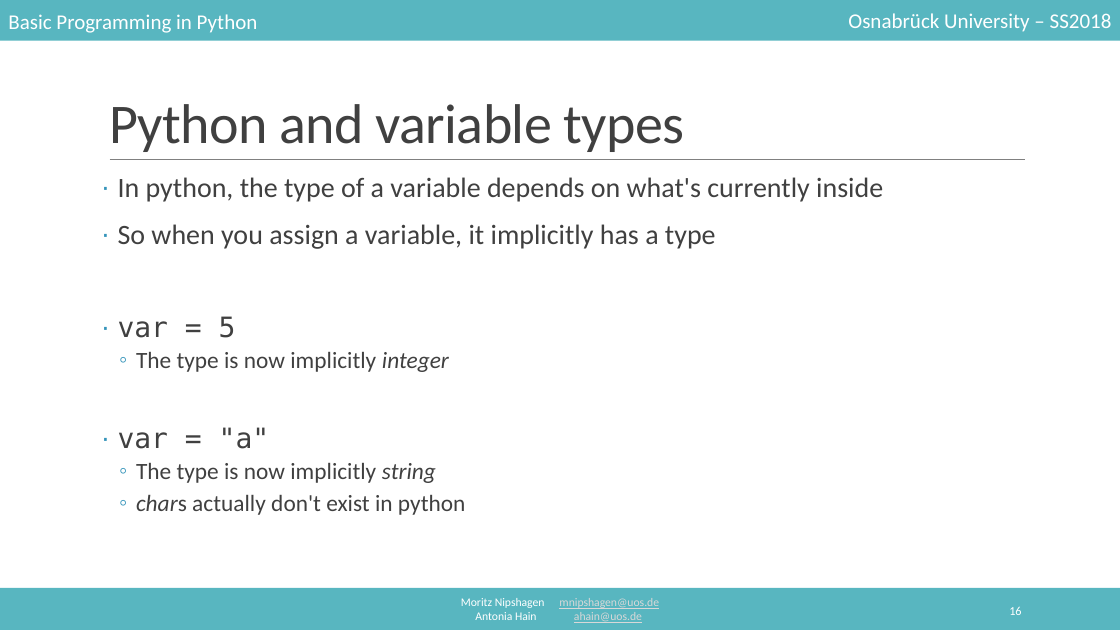
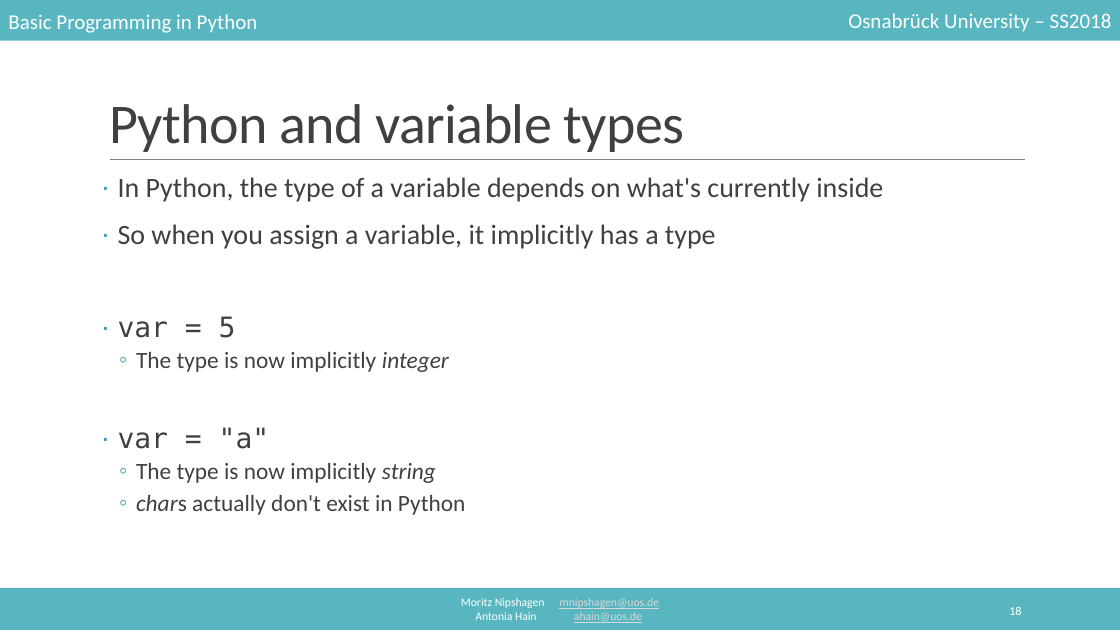
Before and after one commit to mnipshagen/monty, a slide deck: slide 18 of 2018/02/Syntax_and_variables.pptx (slide 16 before the commit). Drawn at 1120x630 pixels with LibreOffice and Linux fonts; fonts in the diff are those of the drawing. Boxes give left, top, right and bottom in pixels: in the first picture for what was removed or moved away, otherwise in the second. Text is boxed around its words. In the diff, an @@ line names an element or a change of style, - is before the commit and + after.

```diff
--- a/2018/02/Syntax_and_variables.pptx
+++ b/2018/02/Syntax_and_variables.pptx
@@ text at (x1=118, y1=177, x2=883, y2=202): text changed @@
-· In python, the type of a variable depends on what's currently inside
+· In Python, the type of a variable depends on what's currently inside
@@ text at (x1=136, y1=495, x2=466, y2=515): text changed @@
-  ◦ chars actually don't exist in python
+  ◦ chars actually don't exist in Python
```
Also in this commit, not shown: 7 other slides changed, 2 slides added, 1 other file.
